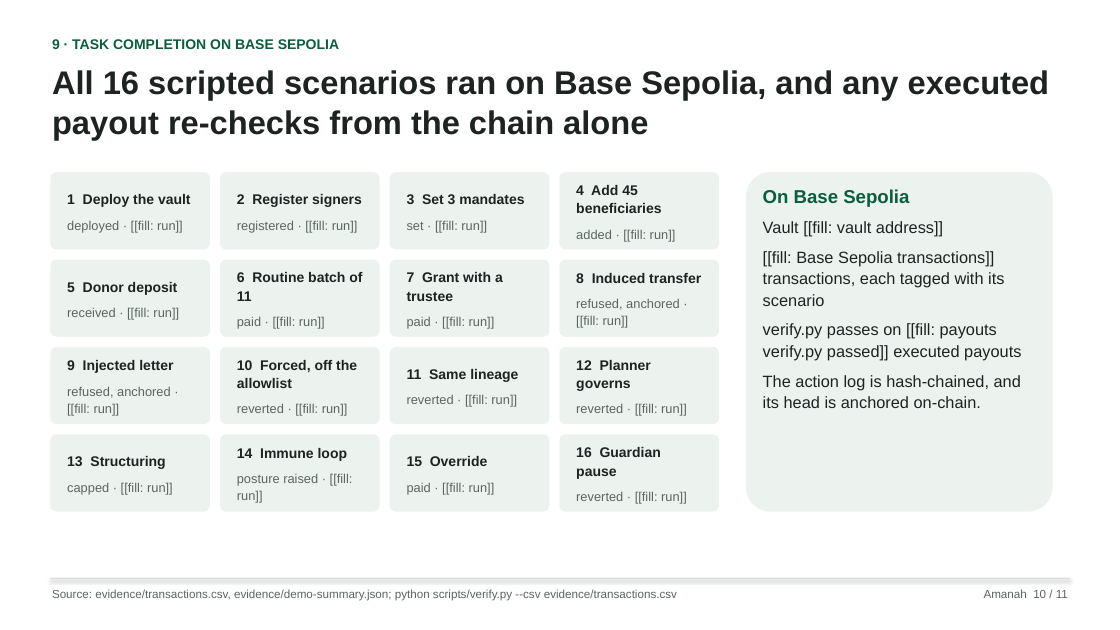
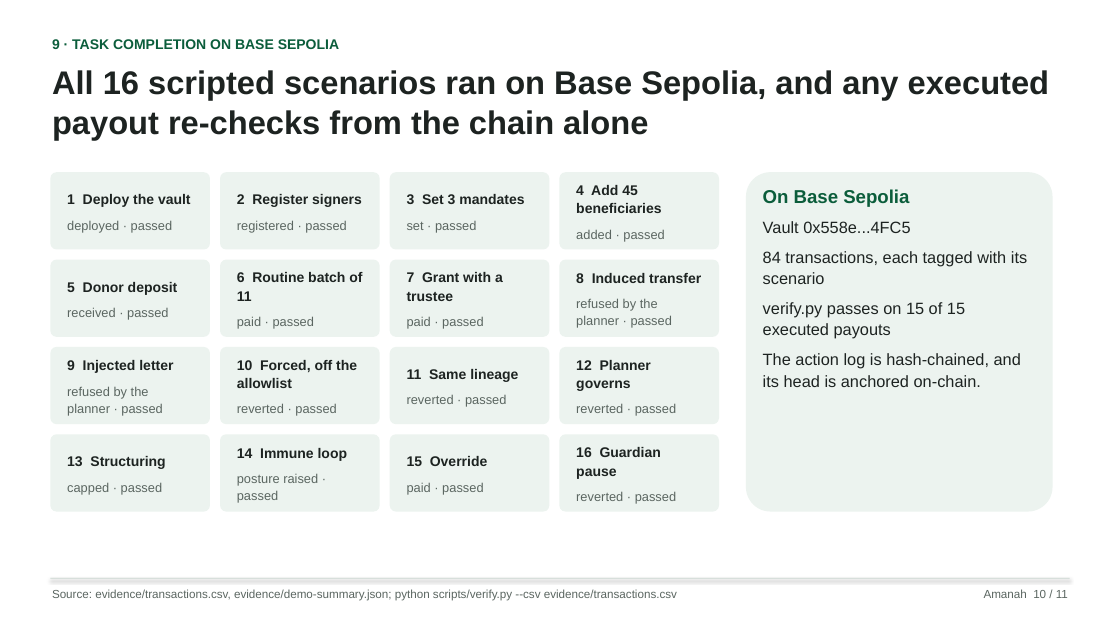
Before and after one commit to hafizmnazman/amanah-wallet, a slide deck: slide 10 of docs/deck/amanah-deck.pptx. Drawn at 1120x630 pixels with LibreOffice and Linux fonts; fonts in the diff are those of the drawing. Boxes give left, top, right and bottom in pixels: in the first picture for what was removed or moved away, otherwise in the second. Text is boxed around its words. In the diff, an @@ line names an element or a change of style, - is before the commit and + after.

Commit message:
Build the deck from the runs: a scenario the live planner stopped reads as refused, the test counts match, and S2 against S3 carries its caution

```diff
--- a/docs/deck/amanah-deck.pptx
+++ b/docs/deck/amanah-deck.pptx
@@ text at box(67, 221, 172, 232): text changed @@
-deployed · [[fill: run]]
+deployed · passed
@@ text at box(237, 220, 346, 232): text changed @@
-registered · [[fill: run]]
+registered · passed
@@ text at box(407, 221, 476, 232): text changed @@
-set · [[fill: run]]
+set · passed
@@ text at box(576, 229, 664, 242): text changed @@
-added · [[fill: run]]
+added · passed
@@ text at box(763, 221, 1027, 339): text changed @@
-Vault [[fill: vault address]]
-[[fill: Base Sepolia transactions]] transactions, each tagged with its scenario
-verify.py passes on [[fill: payouts verify.py passed]] executed payouts
+Vault 0x558e...4FC5
+84 transactions, each tagged with its scenario
+verify.py passes on 15 of 15 executed payouts
@@ text at box(576, 298, 672, 328): text changed @@
-refused, anchored · [[fill: run]]
+refused by the planner · passed
@@ text at box(67, 307, 168, 320): text changed @@
-received · [[fill: run]]
+received · passed
@@ text at box(237, 316, 314, 329): text changed @@
-paid · [[fill: run]]
+paid · passed
@@ text at box(407, 317, 483, 329): text changed @@
-paid · [[fill: run]]
+paid · passed
@@ text at box(67, 386, 162, 416): text changed @@
-refused, anchored · [[fill: run]]
+refused by the planner · passed
@@ text at box(237, 403, 336, 416): text changed @@
-reverted · [[fill: run]]
+reverted · passed
@@ text at box(407, 395, 506, 407): text changed @@
-reverted · [[fill: run]]
+reverted · passed
@@ text at box(576, 404, 676, 416): text changed @@
-reverted · [[fill: run]]
+reverted · passed
@@ text at box(237, 474, 318, 503): text changed @@
-posture raised · [[fill: run]]
+posture raised · passed
@@ text at box(67, 483, 162, 495): text changed @@
-capped · [[fill: run]]
+capped · passed
@@ text at box(407, 483, 483, 495): text changed @@
-paid · [[fill: run]]
+paid · passed
@@ text at box(576, 492, 676, 504): text changed @@
-reverted · [[fill: run]]
+reverted · passed
```
Also in this commit, not shown: 7 other slides changed, 6 other files.
